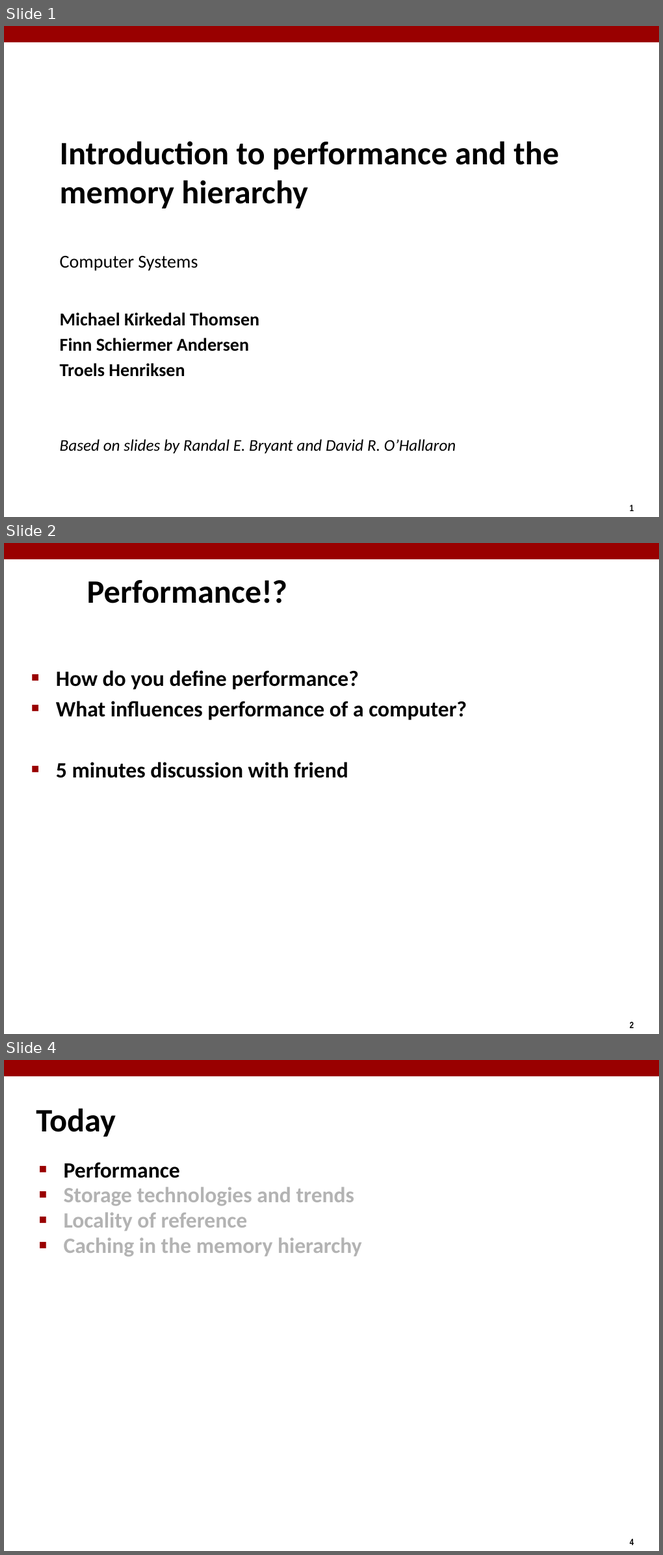
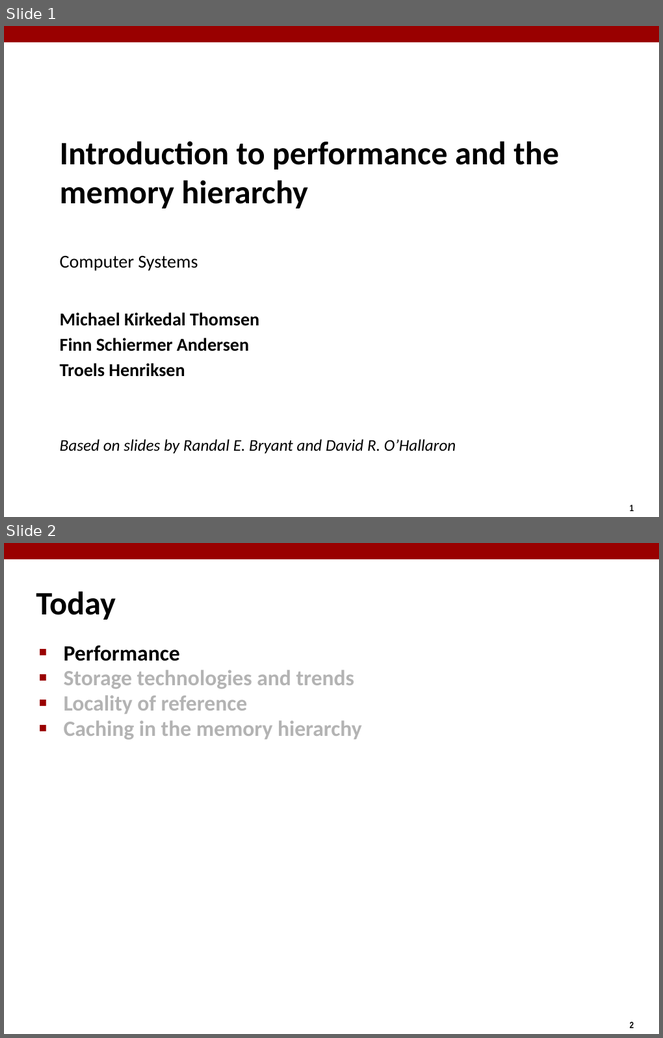
Before and after one commit to diku-compSys/compSys-e2021-pub, a slide deck: lectures/210922_performance_and_memory/slides.odp. Shown one above the other, each under a label of ours: slides 1, 2 and 4 before the commit, slides 1 and 2 after it; the slides between them are not shown. The pictures are 663x1555 and 663x1038 pixels, drawn with LibreOffice and Linux fonts; fonts in the diff are those of the drawing. Boxes give left, top, right and bottom in pixels: in the first picture for what was removed or moved away, otherwise in the second. Text is boxed around its words. In the diff, an @@ line names an element or a change of style, - is before the commit and + after.

```diff
--- a/lectures/210922_performance_and_memory/slides.odp
+++ b/lectures/210922_performance_and_memory/slides.odp
@@ slide 2 removed at <box>4,543,659,1034</box>, background #FFFFFF; not listed: 2 template elements that a slide beside it also shows @@
@@ title removed at <box>87,580,287,603</box> @@
-Performance!?
@@ text removed at <box>56,670,467,778</box> @@
-■ How do you define performance?
-■ What influences performance of a computer?
-■ 5 minutes discussion with friend
@@ what was slide 4 is now slide 2 @@
@@ page number at <box>630,1022,634,1029</box>: text changed @@
-4
+2
```
Also in this commit, not shown: 2 slides changed, 1 other slide removed, 14 other files.
